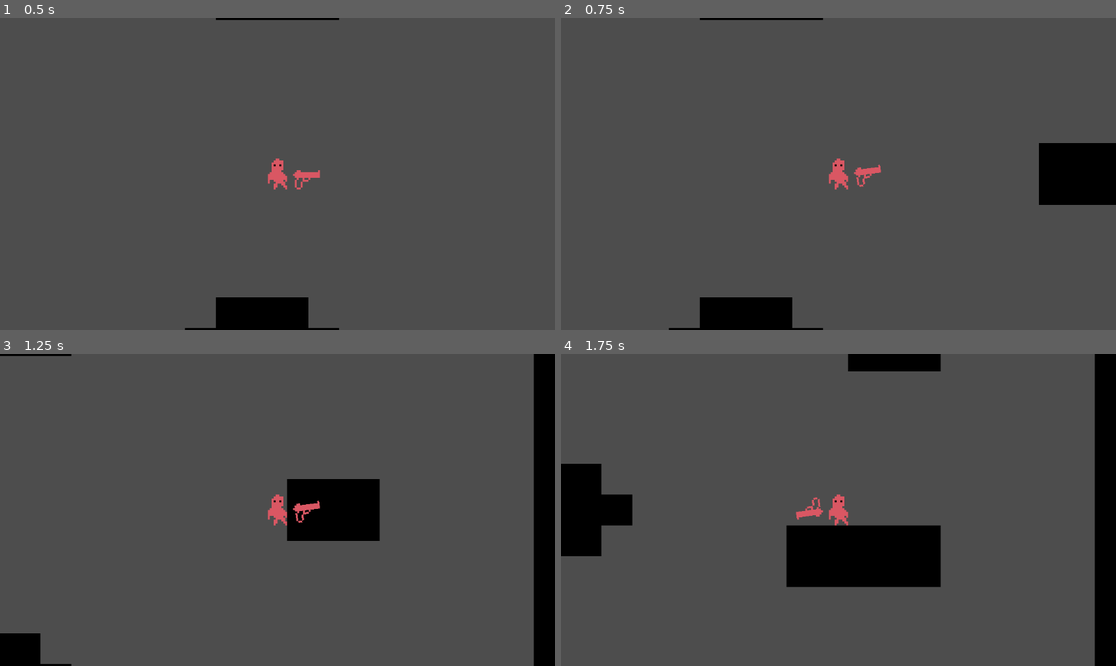
Above: before the commit, frames 1-4 (two rows, left to right).
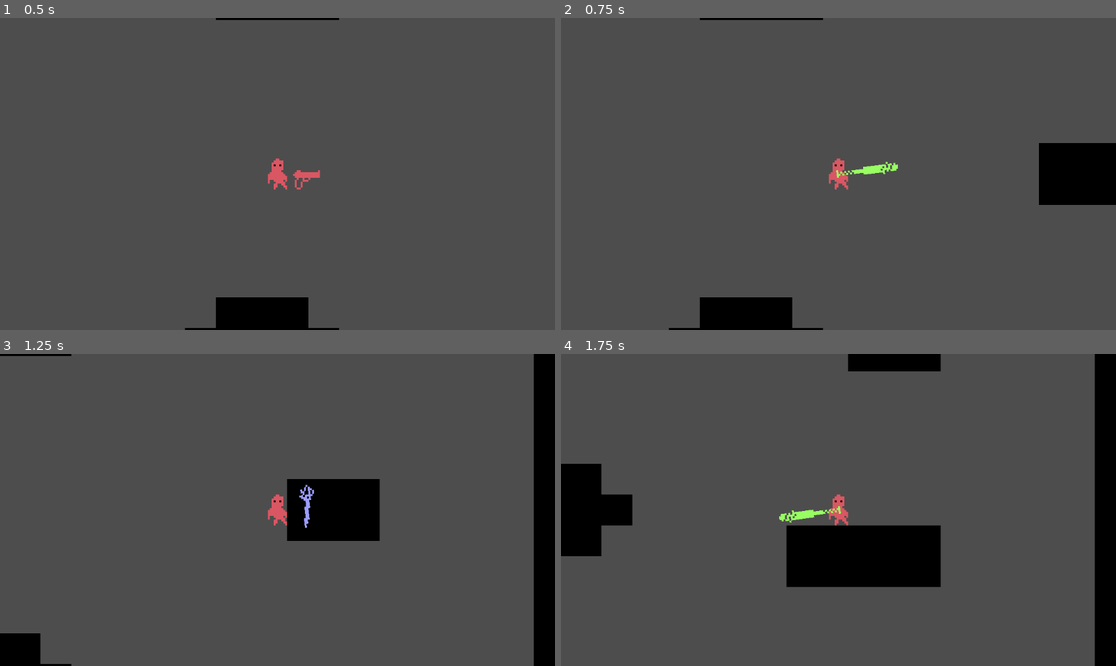
Above: after the commit, the same moments.

Repository: ExistantHumanX3/DeepFeats
Game: Godot game, scene res://scenes/game.tscn
Same seed, same stepped clock (60 frames per second), same inputs: the game is played once before the commit and once after it.
Inputs (mouse positions are in pixels of both pictures, inside the frame that each line leads up to):
- Up to frame 1 (0.5 s): no input
- Up to frame 2 (0.75 s): tap Enter at 0.5 s; move the mouse to (960, 158) at 0.52 s; hold D (move_right) from 0.53 s (still down); tap 2 (weapon_2) at 0.6 s
- Up to frame 3 (1.25 s): keep holding D (move_right); tap 3 (weapon_3) at 0.8 s
- Up to frame 4 (1.75 s): move the mouse to (727, 525) at 1.27 s; release D (move_right) at 1.28 s; hold S (move_down) from 1.28 s (still down); tap 3 (weapon_3) at 1.35 s; tap 2 (weapon_2) at 1.55 s

Frame 1 is identical in both runs. In frame 2, 0.3% of the frame differs, in the area x 49-61%, y 46-55%; in frame 3, 0.3%; in frame 4, 0.3%, in the area x 39-51%, y 45-55%.

Commit message:
some more stuff

Diff:
--- a/bvn-game-jam/scripts/gun_pivot.gd
+++ b/bvn-game-jam/scripts/gun_pivot.gd
@@ -46,6 +46,11 @@
 func weaponSwapInput():
 	if Input.is_action_just_pressed("weapon_1"):
 		swapWeapon(0)
+	if Input.is_action_just_pressed("weapon_2"):
+		swapWeapon(1)
+	if Input.is_action_just_pressed("weapon_3"):
+		swapWeapon(2)
+
 func fireCheck():
 	if !canShoot:
 		return
Not shown, added: bvn-game-jam/assets/sounds/spell.mp3.import
Not shown, added: bvn-game-jam/assets/sounds/spell_fail.mp3.import
Binary file changed: bvn-game-jam/assets/weapons/staph.png
Not shown, added: bvn-game-jam/assets/sounds/spell.mp3
Not shown, added: bvn-game-jam/assets/sounds/spell_fail.mp3
